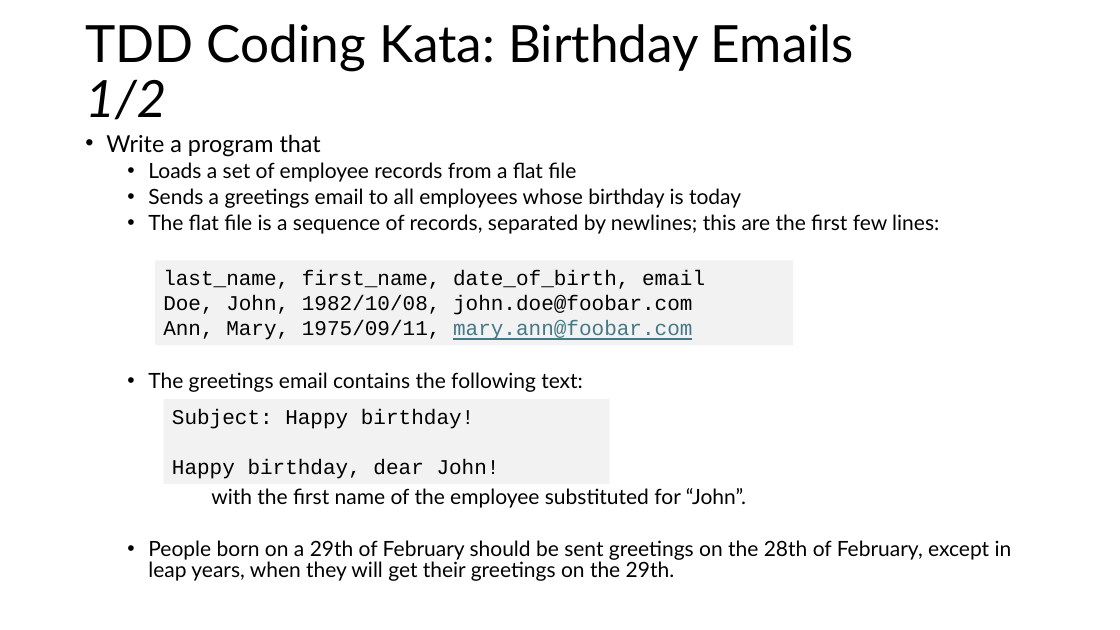
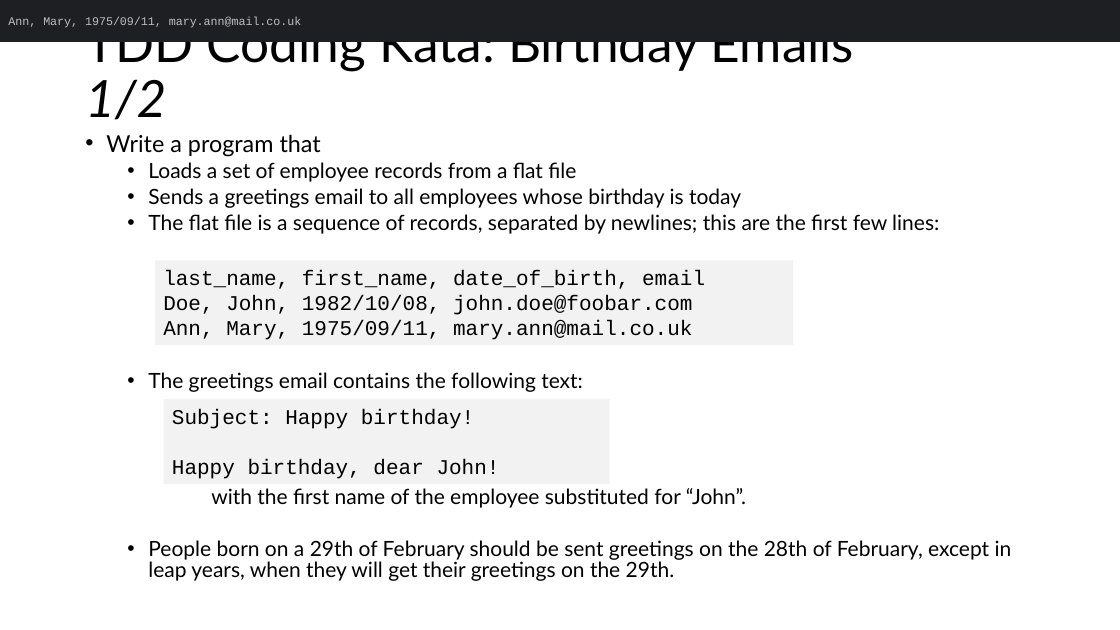
Before and after one commit to G2HJei/tdd-birthday-emails, a slide deck: slide 14 of Test-Driven Development.pptx (slide 4 before the commit). Drawn at 1120x630 pixels with LibreOffice and Linux fonts; fonts in the diff are those of the drawing. Boxes give left, top, right and bottom in pixels: in the first picture for what was removed or moved away, otherwise in the second. Text is boxed around its words. In the diff, an @@ line names an element or a change of style, - is before the commit and + after.

```diff
--- a/Test-Driven Development.pptx
+++ b/Test-Driven Development.pptx
@@ rectangle added at [0,0,1120,42], fill #1E1F22, 10 pt, text #BCBEC4 @@
+Ann, Mary, 1975/09/11, mary.ann@mail.co.uk
@@ text in rectangle at [163,320,692,340]: text changed @@
-Ann, Mary, 1975/09/11, mary.ann@foobar.com
+Ann, Mary, 1975/09/11, mary.ann@mail.co.uk
```
Also in this commit, not shown: 4 other slides changed, 10 slides added, 3 other files.
